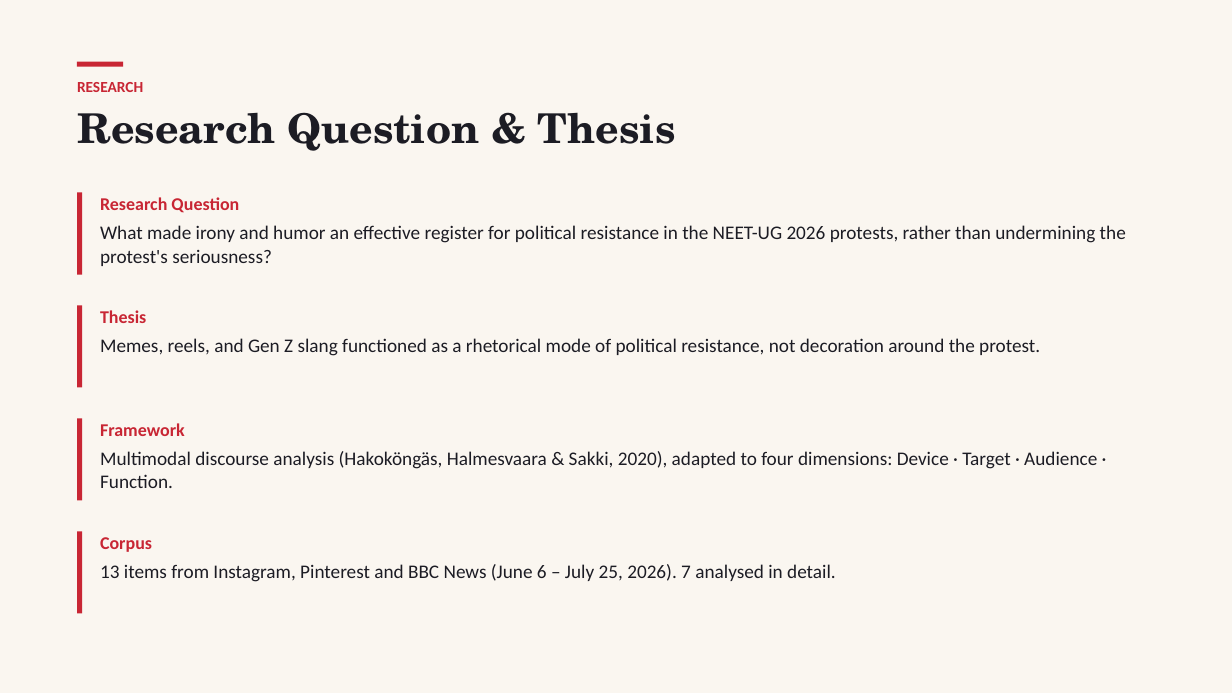
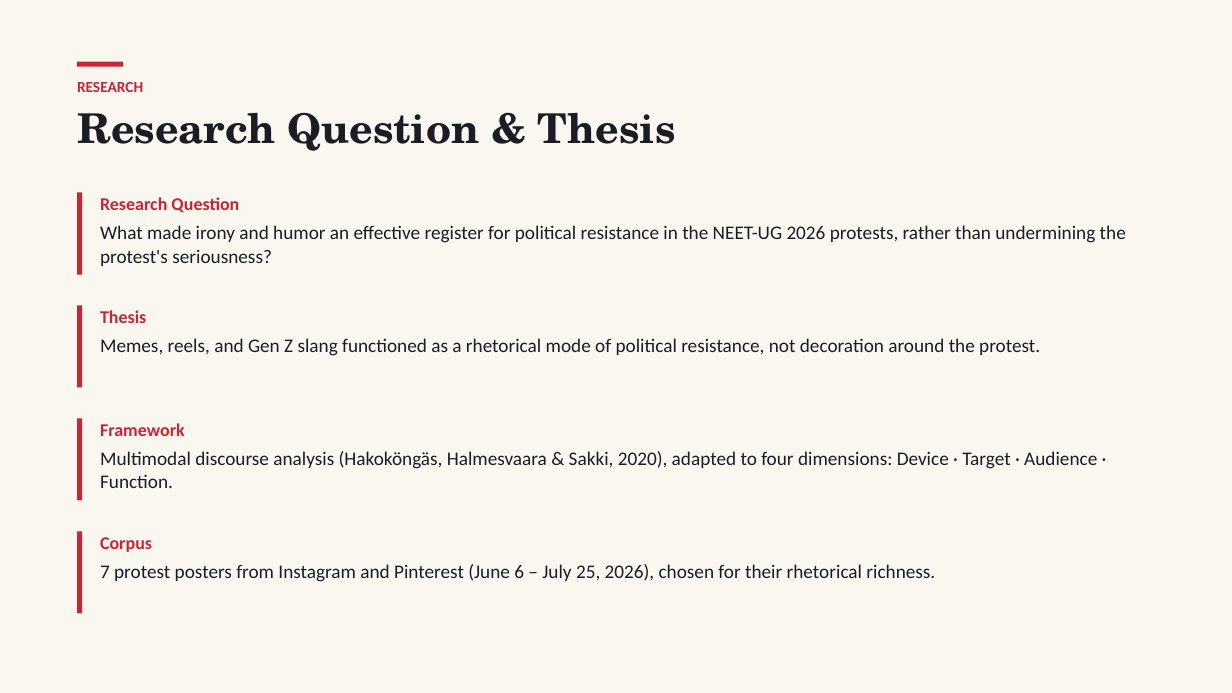
Before and after one commit to kalpvij-web/FP, a slide deck: slide 3 of Final_Presentation.pptx. Drawn at 1232x693 pixels with LibreOffice and Linux fonts; fonts in the diff are those of the drawing. Boxes give left, top, right and bottom in pixels: in the first picture for what was removed or moved away, otherwise in the second. Text is boxed around its words. In the diff, an @@ line names an element or a change of style, - is before the commit and + after.

```diff
--- a/Final_Presentation.pptx
+++ b/Final_Presentation.pptx
@@ text at [100,564,935,582]: text changed @@
-13 items from Instagram, Pinterest and BBC News (June 6 – July 25, 2026). 7 analysed in detail.
+7 protest posters from Instagram and Pinterest (June 6 – July 25, 2026), chosen for their rhetorical richness.
```
Also in this commit, not shown: 4 other slides changed, 8 other files.
